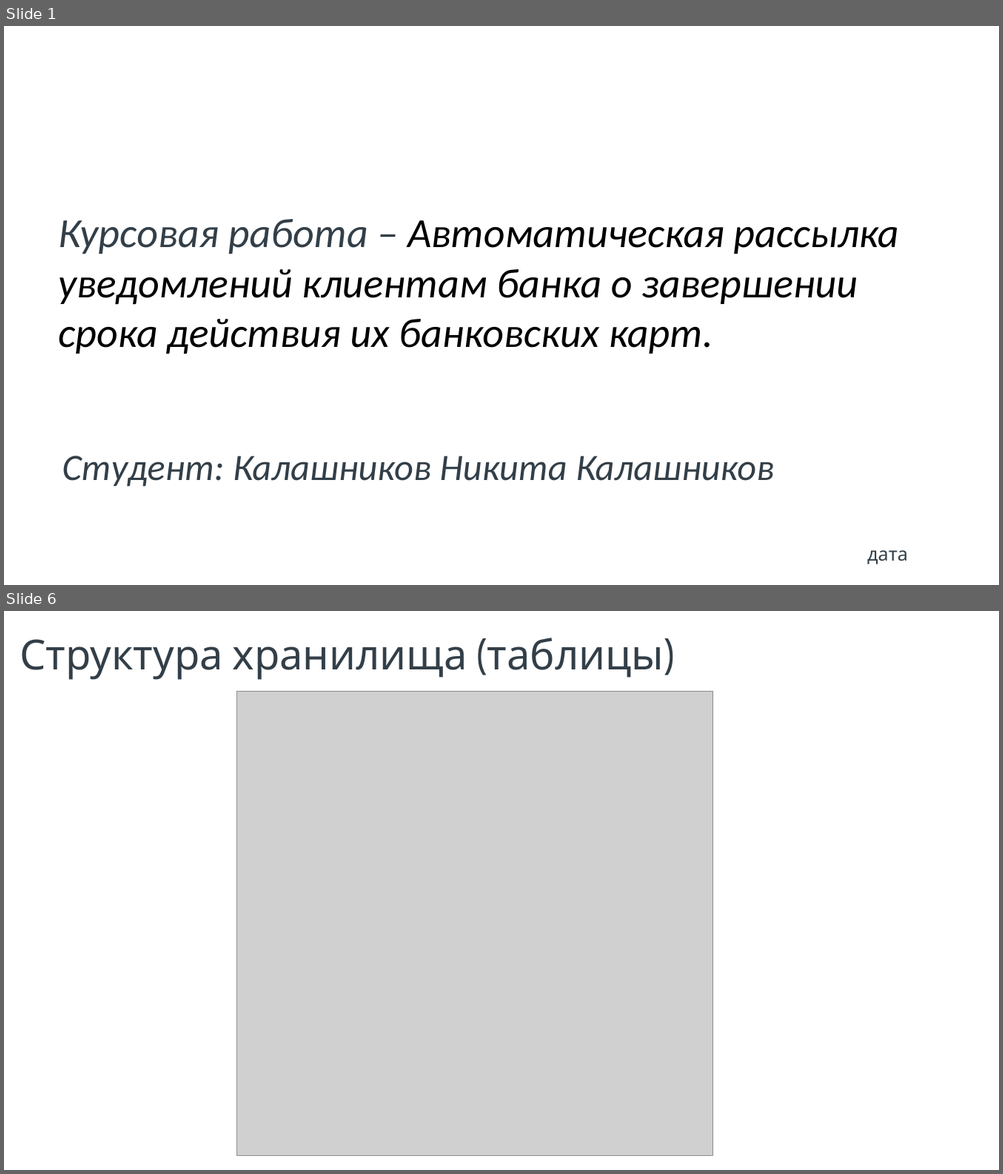
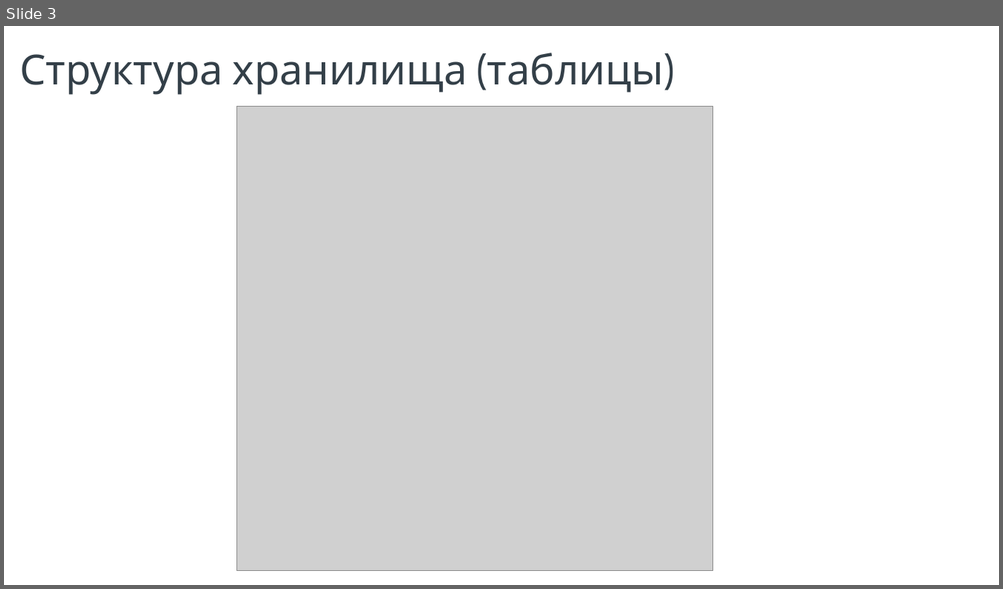
Before and after one commit to NikitaKalashnikovIT/Presentation, a slide deck: Презентация проекта.pptx. Shown one above the other, each under a label of ours: slides 1 and 6 before the commit, slide 3 after it; the slides between them are not shown. The pictures are 1003x1174 and 1003x589 pixels, drawn with LibreOffice and Linux fonts; fonts in the diff are those of the drawing; grey boxes stand for pictures; background and template pictures are left out. Boxes give left, top, right and bottom in pixels: in the first picture for what was removed or moved away, otherwise in the second. Text is boxed around its words. In the diff, an @@ line names an element or a change of style, - is before the commit and + after.

```diff
--- a/Презентация проекта.pptx
+++ b/Презентация проекта.pptx
@@ slide 1 removed at <box>4,26,999,585</box>, background #FFFFFF @@
@@ text removed at <box>58,219,898,355</box> @@
-Курсовая работа – Автоматическая рассылка уведомлений клиентам банка о завершении срока действия их банковских карт.
@@ text removed at <box>62,456,774,487</box> @@
-Студент: Калашников Никита Калашников
@@ text removed at <box>867,551,908,565</box> @@
-дата
@@ what was slide 6 is now slide 3 @@
```
Also in this commit, not shown: 2 slides changed, 3 other slides removed, 13 other files.
